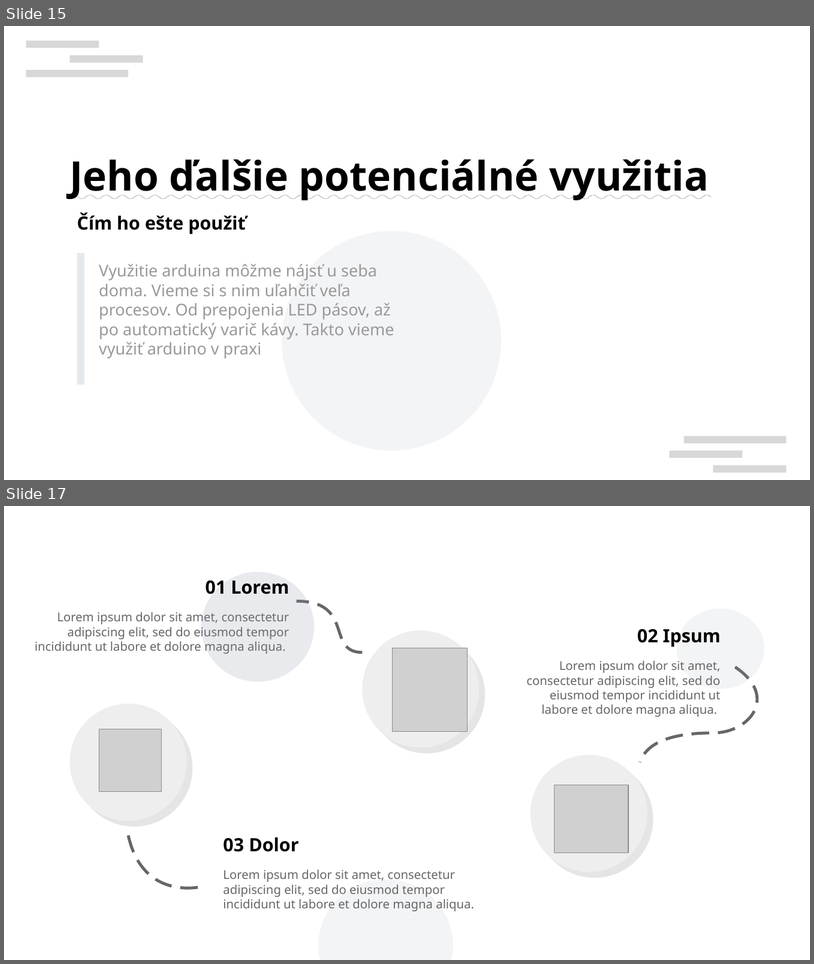
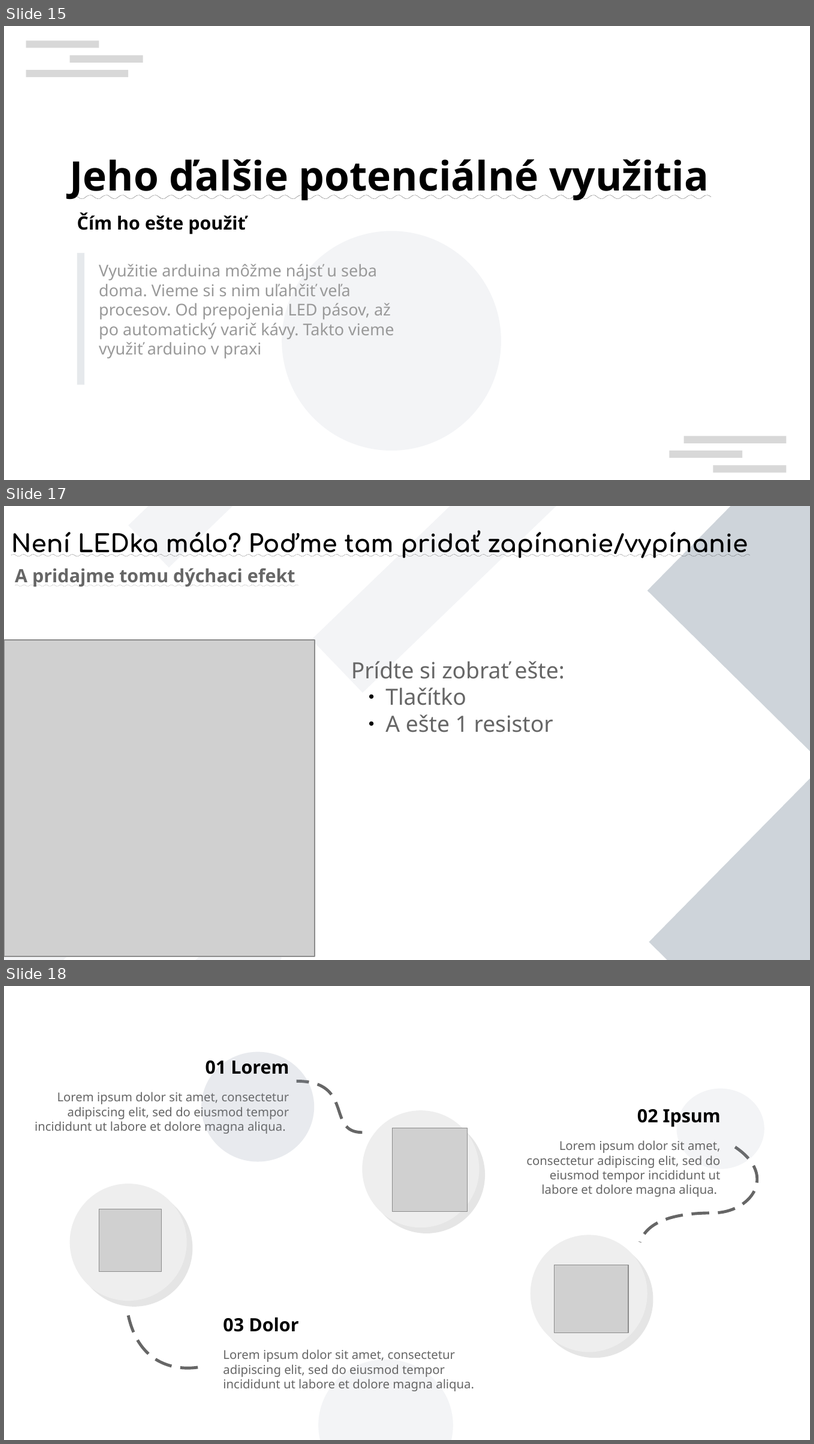
Before and after one commit to ZekoSNB/School, a slide deck: presenting/prezentacia_prednaska.odp. Shown one above the other, each under a label of ours: slides 15 and 17 before the commit, slides 15, 17 and 18 after it; the slides between them are not shown. The pictures are 814x964 and 814x1444 pixels, drawn with LibreOffice and Linux fonts; fonts in the diff are those of the drawing; grey boxes stand for pictures; background and template pictures are left out. Boxes give left, top, right and bottom in pixels: in the first picture for what was removed or moved away, otherwise in the second. Text is boxed around its words. In the diff, an @@ line names an element or a change of style, - is before the commit and + after.

```diff
--- a/presenting/prezentacia_prednaska.odp
+++ b/presenting/prezentacia_prednaska.odp
@@ slide 17 added at (4, 506, 810, 960), background #FFFFFF @@
@@ rectangle added at (128, 506, 318, 567), fill #8D99AE at 10% opacity @@
@@ rectangle added at (312, 506, 563, 693), fill #8D99AE at 10% opacity @@
@@ rectangle added at (648, 506, 810, 754), fill #CED4DA @@
@@ text added at (11, 525, 748, 558), 24 pt, text #000000, bold, underline @@
+Není LEDka málo? Poďme tam pridať zapínanie/vypínanie
@@ text added at (15, 568, 296, 587), 18 pt, text #666666, bold, underline @@
+A pridajme tomu dýchaci efekt
@@ picture added at (4, 640, 315, 956) @@
@@ text added at (351, 661, 565, 732), 22 pt, text #666666 @@
+Prídte si zobrať ešte:
+  ● Tlačítko
+  ● A ešte 1 resistor
@@ rectangle added at (4, 703, 138, 876), fill #8D99AE at 10% opacity @@
@@ rectangle added at (650, 777, 810, 960), fill #CED4DA @@
@@ rectangle added at (4, 883, 99, 960), fill #8D99AE at 10% opacity @@
@@ rectangle added at (92, 916, 282, 960), fill #8D99AE at 10% opacity @@
@@ what was slide 17 is now slide 18 @@
```
Also in this commit, not shown: 2 slides changed, 1 other slide added, 1 slide removed, 3 other files.
